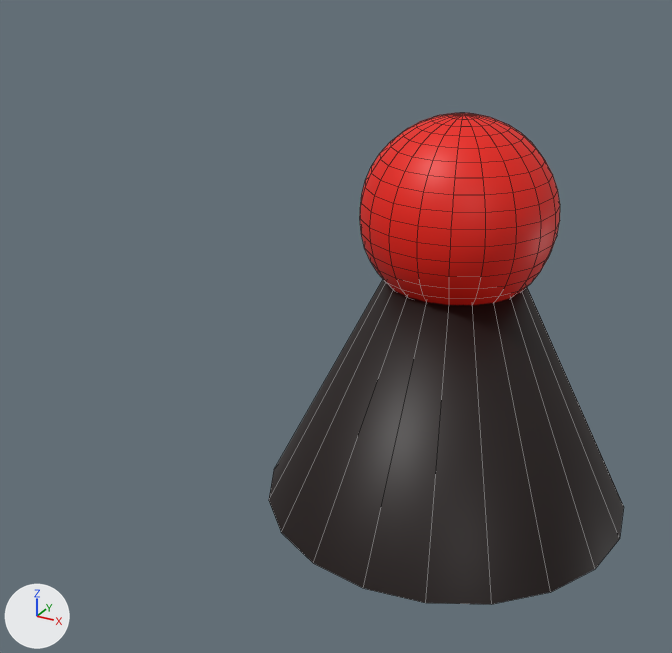
What one commit did to the FBX model Mazingo/Mazingo/Assets/Models/Unfinished Models/Ball.fbx.
The view is the same before and after, from a 50 mm lens placed at (0.329, -0.853, 0.274), pointed at (-0.07, -0.128, -0.088). The lights are fixed; the arrows at lower left show +X, +Y and +Z. Mesh edges are drawn as thin lines. Where no turn or scale is listed for an object, it has been applied to the vertices.
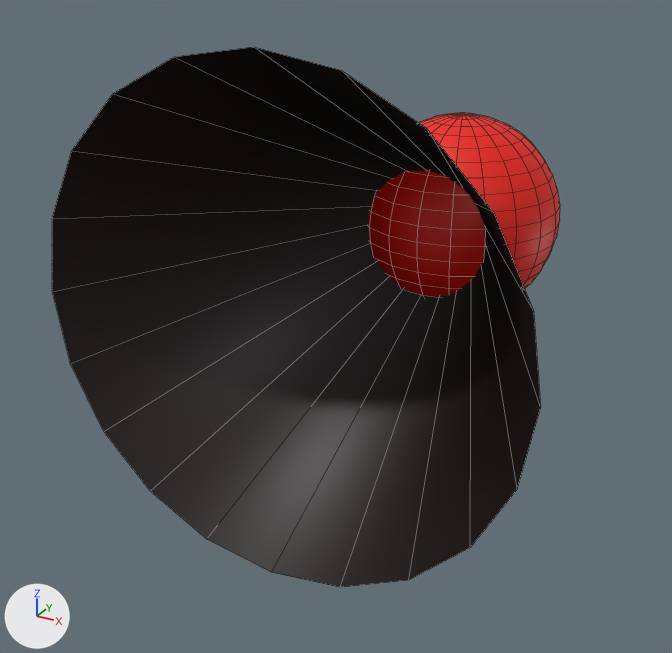
The change, as a list of edits to the scene's bpy script:
```text
Change me_mesh:
    where me_mesh.from_pydata(...)  # 403 vertices, 420 faces; spans x -0.2..0.2, y -0.2..0.2, z -0.212..0.212
    used by ob_psphere2; location = (0.0, 0.0, -0.112)
    me_mesh part 1: the loose piece of 21 vertices spanning x -0.2..0.2, y -0.2..0.2, z -0.212..0.188 is turned -90 degrees about the x axis through its middle, then moved by (-0.003, -0.155, 0.126)
```

Boxes [x1, y1, x2, y2] around the edits, measured in the pictures (672 x 653 px; the box of a moved part takes in the faces that stretch with it):
'pSphere2', reshaped (43% wider, 10% taller): before [269, 113, 624, 604]; after [52, 47, 560, 587]
part 1 of me_mesh, moved or reshaped: before [269, 279, 624, 604]; after [52, 47, 541, 587]
